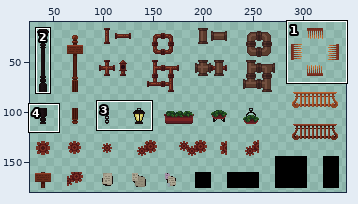
Sprite sheet -- Assets/Art/World/Tilemaps/SteamCity/Props/Steamcity Props.png. Above, an overview of the earlier version with the close-up marked.
Close-up. Earlier state:
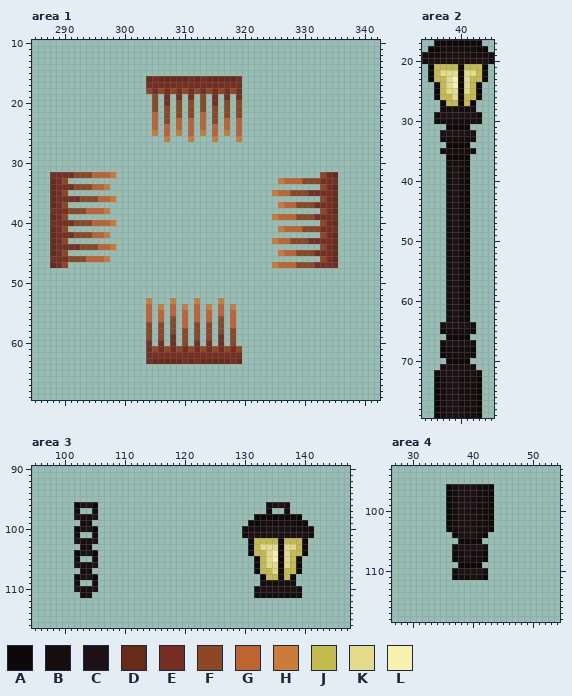
The file is 480x270 pixels. Colours within 5 levels of each other are drawn and written as one. Shown: area 1: x 285..342, y 10..69; area 2: x 34..45, y 17..79; area 3: x 95..147, y 90..116; area 4: x 27..54, y 93..118. The wide view leaves out empty margins. The commit also changed other parts of the picture, which this record leaves out.
Palette (. is transparent): A #0f0808  B #160d0d  C #1c1114  D #682b1a  E #762e22  F #8c4824  G #be6431  H #ca7c38  J #c4bb4f  K #e2db8a  L #f7f1ae
Pixels before, area 1 (only the part around the change), first column x 285:
10 ........................................................
11 ........................................................
12 ........................................................
13 ........................................................
14 ........................................................
15 ........................................................
16 ...................DEDDDDDEDEDDDDDE.....................
17 ...................EEEEEEEEEEEEEEEE.....................
18 ...................FEFEFEFEFEFEFEFE.....................
19 ....................F.E.E.E.F.E.E.E.....................
20 ....................F.E.F.F.F.E.F.F.....................
21 ....................F.F.F.F.F.F.F.F.....................
22 ....................G.F.F.F.G.F.F.F.....................
23 ....................G.F.G.G.G.F.G.G.....................
24 ....................G.G.G.G.G.G.G.G.....................
25 ....................H.G.H.G.H.G.H.G.....................
26 ......................H...H...H...H.....................
27 ........................................................
28 ........................................................
29 ........................................................
30 ........................................................
31 ........................................................
32 ...EEEEFFFGGGH..................................FED.....
33 ...DEF...................................HGGGFFFEEE.....
34 ...DEEEFFFGGH...................................FED.....
35 ...DEF..................................HGGFFFEEEED.....
36 ...DEEEEFFFGGH..................................FED.....
37 ...DEF...................................HGGFFFEEED.....
38 ...EEEFFFGGGH...................................FED.....
39 ...DEF..................................HGGGFFFEEEE.....
40 ...EEEEFFFGGGH..................................FED.....
41 ...DEF...................................HGGGFFFEEE.....
42 ...DEEEFFFGGH...................................FED.....
43 ...DEF..................................HGGFFFEEEED.....
44 ...DEEEEFFFGGH..................................FED.....
45 ...DEF...................................HGGFFFEEED.....
46 ...EEEFFFGGGH...................................FED.....
47 ...DEF..................................HGGGFFFEEEE.....
48 ........................................................
49 ........................................................
50 ........................................................
51 ........................................................
52 ........................................................
53 ...................H...H...H...H........................
54 ...................G.H.G.H.G.H.G.H......................
55 ...................G.G.G.G.G.G.G.G......................
56 ...................G.G.F.G.G.G.F.G......................
57 ...................F.F.F.G.F.F.F.G......................
58 ...................F.F.F.F.F.F.F.F......................
59 ...................F.F.E.F.F.F.E.F......................
60 ...................E.E.E.F.E.E.E.F......................
61 ...................EFEFEFEFEFEFEFEF.....................
62 ...................EEEEEEEEEEEEEEEE.....................
63 ...................EDDDDDEDEDDDDDED.....................
64 ........................................................
65 ........................................................
66 ........................................................
67 ........................................................
Pixels before, area 2, first column x 34:
17 ..AAAAAAAA..
18 .AABBBBBBAA.
19 BBBBCCCCBBBB
20 BCCCCCCCCCCB
21 .AJJJJAJJJA.
22 .AJKKKAKKJA.
23 .AJJKLAKJJA.
24 ..AJKLAKJA..
25 ..AJKKAKJA..
26 ..AJJKAJJA..
27 ...AJJAJA...
28 ...BBBBBB...
29 ..BCCCCCCB..
30 ..BBBBBBBB..
31 ....AAAA....
32 ...CCCCCC...
33 ...BBBBBB...
34 ....AAAA....
35 ...BBBBBB...
36 ....AAAA....
37 ....BBBA....
38 ....BCBA....
39 ....BCBA....
40 ....BCBA....
41 ....BCBA....
42 ....BCBA....
43 ....BCBA....
44 ....BCBA....
45 ....BCBA....
46 ....BCBA....
47 ....BCBA....
48 ....BCBA....
49 ....BCBA....
50 ....BCBA....
51 ....BCBA....
52 ....BCBA....
53 ....BCBA....
54 ....BCBA....
55 ....BCBA....
56 ....BCBA....
57 ....BCBA....
58 ....BCBA....
59 ....BCBA....
60 ....BCBA....
61 ....BCBA....
62 ....BCBA....
63 ....BCBA....
64 ...BCCCCB...
65 ...ABBBBA...
66 ....AAAA....
67 ...BCCCCB...
68 ...ABBBBA...
69 ...ABBBBA...
70 ....AAAA....
71 ...BCCCCB...
72 ..BCCCCBCB..
73 ..ABCCBBBA..
74 ..ABCCCBBA..
75 ..ABCCBBBA..
76 ..ABCCCBBA..
77 ..ABCCBBBA..
78 ..ABCCCBBA..
79 ..ABCCCBBA..
Pixels before, area 3, first column x 102:
 96 ACCA............................BCCB....
 97 B..B............................B..B....
 98 CBBC..........................AAAAAAAA..
 99 .BB..........................AABBBBBBAA.
100 ACCA........................BBBBCCCCBBBB
101 B..B........................BCCCCCCCCCCB
102 CBBC.........................AJJJJAJJJA.
103 .BB..........................AJKKKAKKJA.
104 ACCA.........................AJJKLAKJJA.
105 B..B..........................AJKLAKJA..
106 CBBC..........................AJKKAKJA..
107 .BB...........................AJJKAJJA..
108 ACCA...........................AJJAJA...
109 B..B...........................BBBBBB...
110 CBBC..........................BCCCCCCB..
111 .BB...........................BBBBBBBB..
Pixels before, area 4, first column x 36:
 96 ABCCCBBA
 97 ABCCCBBA
 98 ABCCBBBA
 99 ABCCCBBA
100 ABCCBBBA
101 ABCCCBBA
102 ABCCBBBA
103 ABCCCBBA
104 .ACCCBA.
105 ..AAAA..
106 .BCCCCB.
107 .ABCBBA.
108 .ABCBBA.
109 ..AAAA..
110 .BCCCCB.
111 .ABBBBA.
New version:
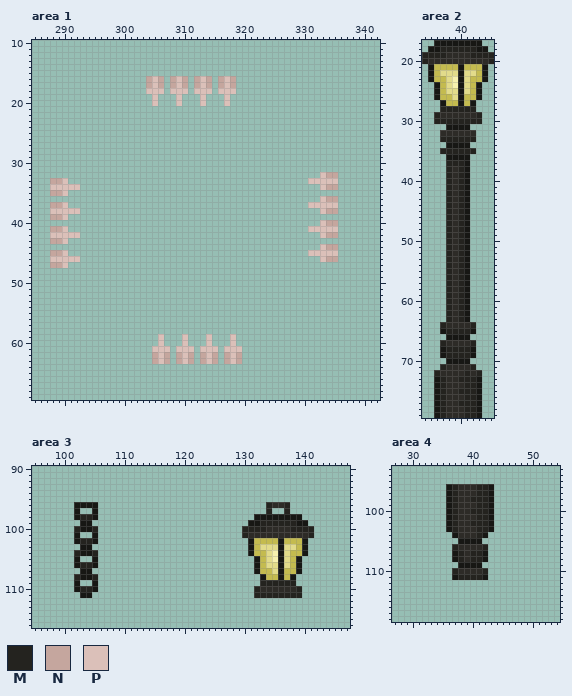
Colours new in this view: M #24231f  N #c5a69e  P #dbc0b9
Changes in this commit:
colour A: #0f0808 -> #171714
colour C: #1c1114 -> #2d2b27
Area 1:
y 16: x 304..319 DEDDDDDEDEDDDDDE -> NPN.NPN.NPN.NPN.
y 17: x 304..319 EEEEEEEEEEEEEEEE -> NPN.NPN.NPN.NPN.
y 18: x 304..319 FEFEFEFEFEFEFEFE -> PPP.PPP.PPP.PPP.
y 19: x 305 F -> P; x 307 E -> .; x 309 E -> P; x 311 E -> .; x 313 F -> P; x 315 E -> .; x 317 E -> P; x 319 E -> .
y 20: x 305 F -> P; x 307 E -> .; x 309 F -> P; x 311 F -> .; x 313 F -> P; x 315 E -> .; x 317 F -> P; x 319 F -> .
y 21: x 305 F -> .; x 307 F -> .; x 309 F -> .; x 311 F -> .; x 313 F -> .; x 315 F -> .; x 317 F -> .; x 319 F -> .
y 22: x 305 G -> .; x 307 F -> .; x 309 F -> .; x 311 F -> .; x 313 G -> .; x 315 F -> .; x 317 F -> .; x 319 F -> .
y 23: x 305 G -> .; x 307 F -> .; x 309 G -> .; x 311 G -> .; x 313 G -> .; x 315 F -> .; x 317 G -> .; x 319 G -> .
y 24: x 305 G -> .; x 307 G -> .; x 309 G -> .; x 311 G -> .; x 313 G -> .; x 315 G -> .; x 317 G -> .; x 319 G -> .
y 25: x 305 H -> .; x 307 G -> .; x 309 H -> .; x 311 G -> .; x 313 H -> .; x 315 G -> .; x 317 H -> .; x 319 G -> .
y 26: x 307 H -> .; x 311 H -> .; x 315 H -> .; x 319 H -> .
y 32: x 288..298 EEEEFFFGGGH -> ...........; x 333..335 FED -> PNN
y 33: x 288..290 DEF -> NNP; x 326..335 HGGGFFFEEE -> .....PPPPP
y 34: x 288..297 DEEEFFFGGH -> PPPPP.....; x 333..335 FED -> PNN
y 35: x 288..290 DEF -> NNP; x 325..335 HGGFFFEEEED -> ...........
y 36: x 288..298 DEEEEFFFGGH -> ...........; x 333..335 FED -> PNN
y 37: x 288..290 DEF -> NNP; x 326..335 HGGFFFEEED -> .....PPPPP
y 38: x 288..297 EEEFFFGGGH -> PPPPP.....; x 333..335 FED -> PNN
y 39: x 288..290 DEF -> NNP; x 325..335 HGGGFFFEEEE -> ...........
y 40: x 288..298 EEEEFFFGGGH -> ...........; x 333..335 FED -> PNN
y 41: x 288..290 DEF -> NNP; x 326..335 HGGGFFFEEE -> .....PPPPP
y 42: x 288..297 DEEEFFFGGH -> PPPPP.....; x 333..335 FED -> PNN
y 43: x 288..290 DEF -> NNP; x 325..335 HGGFFFEEEED -> ...........
y 44: x 288..298 DEEEEFFFGGH -> ...........; x 333..335 FED -> PNN
y 45: x 288..290 DEF -> NNP; x 326..335 HGGFFFEEED -> .....PPPPP
y 46: x 288..297 EEEFFFGGGH -> PPPPP.....; x 333..335 FED -> PNN
y 47: x 288..290 DEF -> NNP; x 325..335 HGGGFFFEEEE -> ...........
y 53: x 304 H -> .; x 308 H -> .; x 312 H -> .; x 316 H -> .
y 54: x 304 G -> .; x 306 H -> .; x 308 G -> .; x 310 H -> .; x 312 G -> .; x 314 H -> .; x 316 G -> .; x 318 H -> .
y 55: x 304 G -> .; x 306 G -> .; x 308 G -> .; x 310 G -> .; x 312 G -> .; x 314 G -> .; x 316 G -> .; x 318 G -> .
y 56: x 304 G -> .; x 306 G -> .; x 308 F -> .; x 310 G -> .; x 312 G -> .; x 314 G -> .; x 316 F -> .; x 318 G -> .
y 57: x 304 F -> .; x 306 F -> .; x 308 F -> .; x 310 G -> .; x 312 F -> .; x 314 F -> .; x 316 F -> .; x 318 G -> .
y 58: x 304 F -> .; x 306 F -> .; x 308 F -> .; x 310 F -> .; x 312 F -> .; x 314 F -> .; x 316 F -> .; x 318 F -> .
y 59: x 304 F -> .; x 306 F -> P; x 308 E -> .; x 310 F -> P; x 312 F -> .; x 314 F -> P; x 316 E -> .; x 318 F -> P
y 60: x 304 E -> .; x 306 E -> P; x 308 E -> .; x 310 F -> P; x 312 E -> .; x 314 E -> P; x 316 E -> .; x 318 F -> P
y 61: x 304..319 EFEFEFEFEFEFEFEF -> .PPP.PPP.PPP.PPP
y 62: x 304..319 EEEEEEEEEEEEEEEE -> .NPN.NPN.NPN.NPN
y 63: x 304..319 EDDDDDEDEDDDDDED -> .NPN.NPN.NPN.NPN
Area 2:
y 18: x 37..42 BBBBBB -> MMMMMM
y 19: x 34..37 BBBB -> MMMM; x 42..45 BBBB -> MMMM
y 20: x 34 B -> M; x 45 B -> M
y 28: x 37..42 BBBBBB -> MMMMMM
y 29: x 36 B -> M; x 43 B -> M
y 30: x 36..43 BBBBBBBB -> MMMMMMMM
y 33: x 37..42 BBBBBB -> MMMMMM
y 35: x 37..42 BBBBBB -> MMMMMM
y 37: x 38..40 BBB -> MMM
y 38..63: x 38 B -> M; x 40 B -> M
y 64: x 37 B -> M; x 42 B -> M
y 65: x 38..41 BBBB -> MMMM
y 67: x 37 B -> M; x 42 B -> M
y 68..69: x 38..41 BBBB -> MMMM
y 71: x 37 B -> M; x 42 B -> M
y 72: x 36 B -> M; x 41 B -> M; x 43 B -> M
y 73: x 37 B -> M; x 40..42 BBB -> MMM
y 74: x 37 B -> M; x 41..42 BB -> MM
y 75: x 37 B -> M; x 40..42 BBB -> MMM
y 76: x 37 B -> M; x 41..42 BB -> MM
y 77: x 37 B -> M; x 40..42 BBB -> MMM
y 78..79: x 37 B -> M; x 41..42 BB -> MM
Area 3:
y 96: x 103..104 CC -> AA; x 134 B -> M; x 137 B -> M
y 97: x 102 B -> A; x 105 B -> A; x 134 B -> M; x 137 B -> M
y 98: x 102..105 CBBC -> AMMA
y 99: x 103..104 BB -> AA; x 133..138 BBBBBB -> MMMMMM
y 100: x 102..105 ACCA -> MAAM; x 130..133 BBBB -> MMMM; x 138..141 BBBB -> MMMM
y 101: x 102 B -> A; x 105 B -> A; x 130 B -> M; x 141 B -> M
y 102: x 102..105 CBBC -> AMMA
y 103: x 103..104 BB -> AA
y 104: x 102..105 ACCA -> MAAM
y 105: x 102 B -> A; x 105 B -> A
y 106: x 102..105 CBBC -> AMMA
y 107: x 103..104 BB -> AA
y 108: x 102..105 ACCA -> MAAM
y 109: x 102 B -> A; x 105 B -> A; x 133..138 BBBBBB -> MMMMMM
y 110: x 102..105 CBBC -> AMMA; x 132 B -> M; x 139 B -> M
y 111: x 103..104 BB -> AA; x 132..139 BBBBBBBB -> MMMMMMMM
Area 4:
y 96..97: x 37 B -> M; x 41..42 BB -> MM
y 98: x 37 B -> M; x 40..42 BBB -> MMM
y 99: x 37 B -> M; x 41..42 BB -> MM
y 100: x 37 B -> M; x 40..42 BBB -> MMM
y 101: x 37 B -> M; x 41..42 BB -> MM
y 102: x 37 B -> M; x 40..42 BBB -> MMM
y 103: x 37 B -> M; x 41..42 BB -> MM
y 104: x 41 B -> M
y 106: x 37 B -> M; x 42 B -> M
y 107..108: x 38 B -> M; x 40..41 BB -> MM
y 110: x 37 B -> M; x 42 B -> M
y 111: x 38..41 BBBB -> MMMM
Pixel boxes of the changes (left, top, right, bottom) in both close-ups:
changed: (146, 76, 242, 142)
changed: (50, 172, 116, 268)
changed: (272, 172, 338, 268)
changed: (146, 298, 242, 364)
changed: (422, 40, 494, 418)
changed: (74, 502, 98, 598)
changed: (242, 502, 314, 598)
changed: (446, 484, 494, 580)
